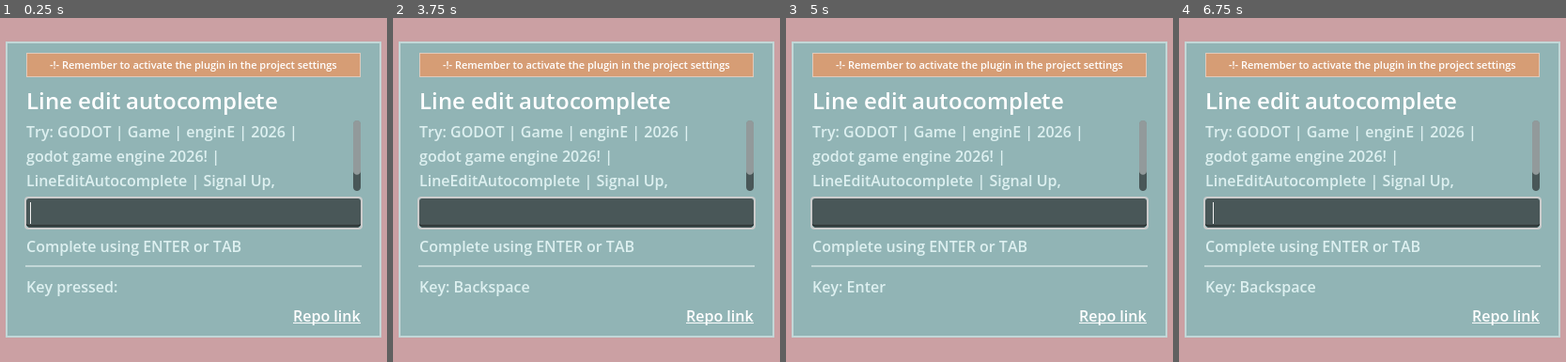
Above: before the commit, frames 1-4 (left to right).
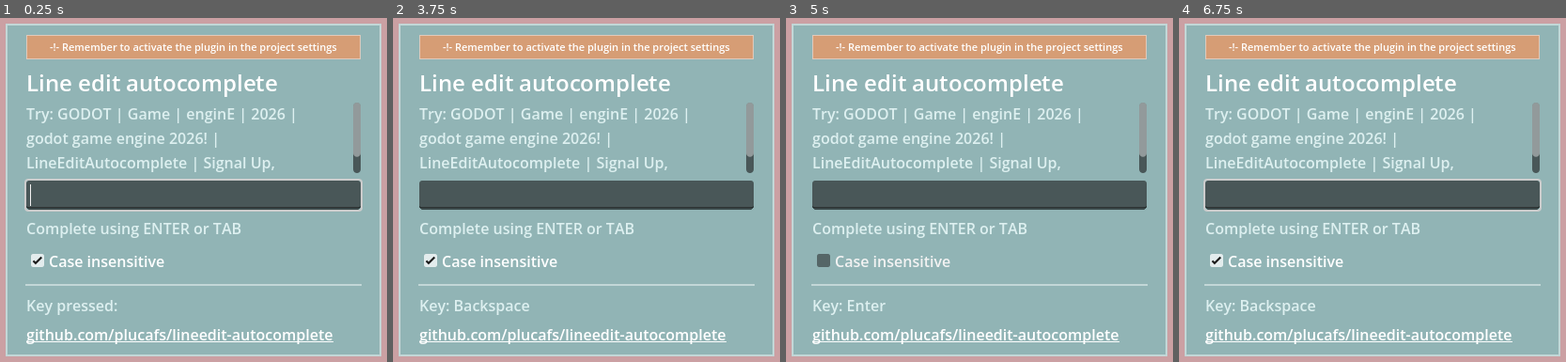
Above: after the commit, the same moments.

Repository: plucafs/lineedit-autocomplete
Game: Godot game, scene res://project-example/main.tscn
Two runs of this game, one before a commit and one after it. Both use one fixed random seed, a clock stepped at 60 frames per second and the inputs below.
Inputs (mouse positions are in pixels of both pictures, inside the frame that each line leads up to):
- Up to frame 1 (0.25 s): no input
- Up to frame 2 (3.75 s): click (586, 262) at 0.5 s, where only the run after the commit has a clickable "Case insensitive"; click (586, 262) at 1.25 s, where only the run after the commit has a clickable "Case insensitive"; click (586, 262) at 2 s, where only the run after the commit has a clickable "Case insensitive"; tap Enter at 2.75 s; tap Delete at 2.85 s; tap Space at 3.02, 3.5 s; tap Backspace at 3.6 s
- Up to frame 3 (5 s): tap Space at 3.77 s; tap Enter at 4.25, 4.35 s
- Up to frame 4 (6.75 s): tap Space at 5, 5.27, 6.02, 6.5 s; tap Tab at 5.1 s; tap Enter at 5.75 s; tap Delete at 5.85 s; tap Backspace at 6.6 s

The runs differ from the first frame. In frame 1, 39% of the frame differs, in the area x 1-99%, y 1-99%; in frame 2, 38%; in frame 3, 38%; in frame 4, 39%.

Commit message:
Added checkbox for debug purposes

Diff:
--- a/project-example/main.gd
+++ b/project-example/main.gd
@@ -3,8 +3,15 @@
 @onready var keys: Label = %Keys
 @onready var line_edit_autocomplete: AutocompleteLineEdit = %LineEditAutocomplete
 @onready var words: Label = %Words
+@onready var case_insensitive_check_box: CheckBox = %CaseInsensitiveCheckBox
 
 func _ready() -> void:
+	case_insensitive_check_box.toggled.connect(
+		func(state: bool):
+			line_edit_autocomplete.case_insensitive = state
+	)
+
+	case_insensitive_check_box.button_pressed = line_edit_autocomplete.case_insensitive
 	line_edit_autocomplete.grab_focus()
 	words.text = "Try: " + " | ".join(line_edit_autocomplete.words_list)
 
--- a/project-example/main.tscn
+++ b/project-example/main.tscn
@@ -105,12 +105,18 @@
 layout_mode = 2
 script = ExtResource("4_gf22f")
 words_list = PackedStringArray("GODOT", "Game", "enginE", "2026", "godot game engine 2026!", "LineEditAutocomplete", "Signal Up, Call Down")
+case_insensitive = true
 metadata/_custom_type_script = "uid://cxtdun3ap68qx"
 
 [node name="Hints" type="Label" parent="PanelContainer/CenterContainer/PanelContainer/MarginContainer/VBoxContainer" unique_id=653967727]
 layout_mode = 2
 theme_override_colors/font_color = Color(0.8664246, 0.93915063, 0.9393261, 1)
 text = "Complete using ENTER or TAB"
+
+[node name="CaseInsensitiveCheckBox" type="CheckBox" parent="PanelContainer/CenterContainer/PanelContainer/MarginContainer/VBoxContainer" unique_id=830929699]
+unique_name_in_owner = true
+layout_mode = 2
+text = "Case insensitive"
 
 [node name="HSeparator" type="HSeparator" parent="PanelContainer/CenterContainer/PanelContainer/MarginContainer/VBoxContainer" unique_id=298738949]
 layout_mode = 2
@@ -122,12 +128,8 @@
 theme_override_colors/font_color = Color(0.8664246, 0.93915063, 0.9393261, 1)
 text = "Key pressed: "
 
-[node name="HBoxContainer" type="HBoxContainer" parent="PanelContainer/CenterContainer/PanelContainer/MarginContainer/VBoxContainer" unique_id=284951634]
-layout_mode = 2
-alignment = 2
-
-[node name="LinkButton" type="LinkButton" parent="PanelContainer/CenterContainer/PanelContainer/MarginContainer/VBoxContainer/HBoxContainer" unique_id=1959173634]
+[node name="LinkButton" type="LinkButton" parent="PanelContainer/CenterContainer/PanelContainer/MarginContainer/VBoxContainer" unique_id=1959173634]
 layout_mode = 2
 theme_override_colors/font_color = Color(1, 1, 1, 1)
-text = "Repo link"
+text = "github.com/plucafs/lineedit-autocomplete"
 uri = "https://github.com/plucafs/lineedit-autocomplete"
